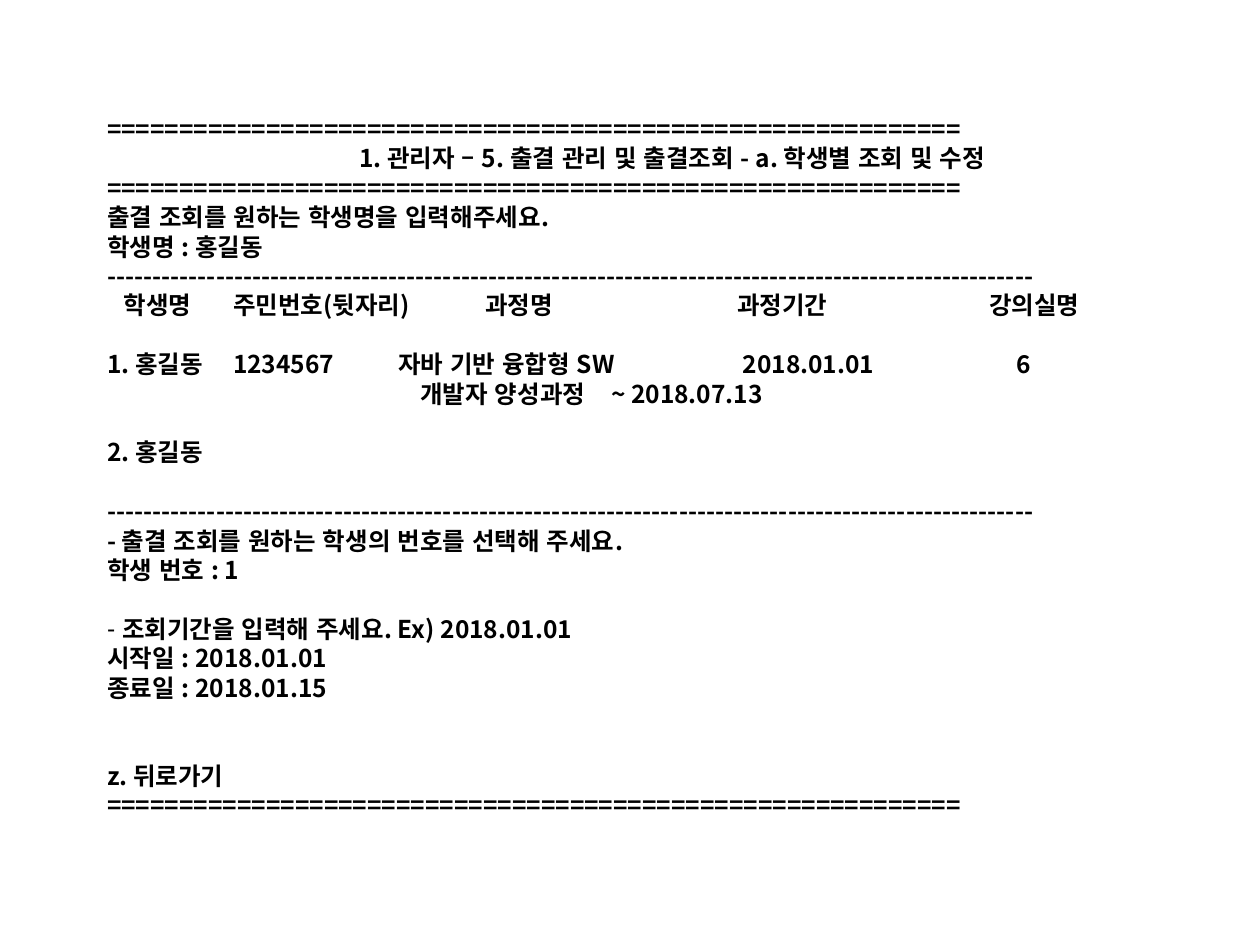
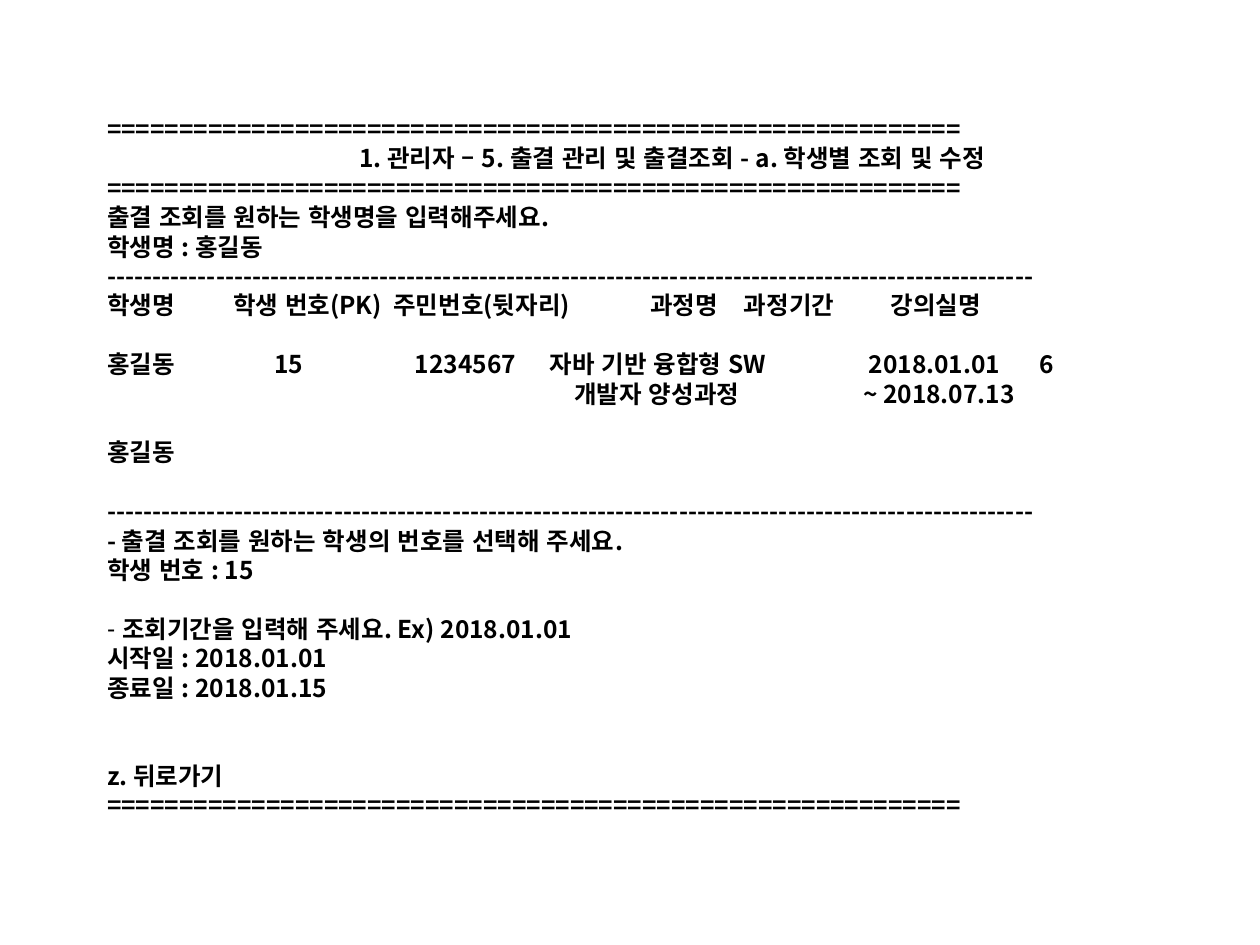
Before and after one commit to Yian-Kim/SEDU-Center, a slide deck: slide 35 of 03. 화면설계/01. 관리자/[디비2조]화면설계_관리자.pptx. Drawn at 1260x945 pixels with LibreOffice and Linux fonts; fonts in the diff are those of the drawing. Boxes give left, top, right and bottom in pixels: in the first picture for what was removed or moved away, otherwise in the second. Text is boxed around its words. In the diff, an @@ line names an element or a change of style, - is before the commit and + after.

```diff
--- a/03. 화면설계/01. 관리자/[디비2조]화면설계_관리자.pptx
+++ b/03. 화면설계/01. 관리자/[디비2조]화면설계_관리자.pptx
@@ text at box(107, 205, 1015, 582): text changed @@
-===========================================================
-출결 조회를 원하는 학생명을 입력해주세요.
-학생명 : 홍길동
-------------------------------------------------------------------------------------------------------
-학생명 주민번호(뒷자리) 과정명 과정기간 강의실명
-1. 홍길동 1234567 자바 기반 융합형 SW 2018.01.01 6
-개발자 양성과정 ~ 2018.07.13
-2. 홍길동
-------------------------------------------------------------------------------------------------------
-- 출결 조회를 원하는 학생의 번호를 선택해 주세요.
-학생 번호 : 1
+===========================================================
+출결 조회를 원하는 학생명을 입력해주세요.
+학생명 : 홍길동
+------------------------------------------------------------------------------------------------------
+학생명 학생 번호(PK) 주민번호(뒷자리) 과정명 과정기간 강의실명
+홍길동 15 1234567 자바 기반 융합형 SW 2018.01.01 6
+개발자 양성과정 ~ 2018.07.13
+홍길동
+------------------------------------------------------------------------------------------------------
+- 출결 조회를 원하는 학생의 번호를 선택해 주세요.
+학생 번호 : 15
```
Also in this commit, not shown: 1 slide added, 1 slide removed.
